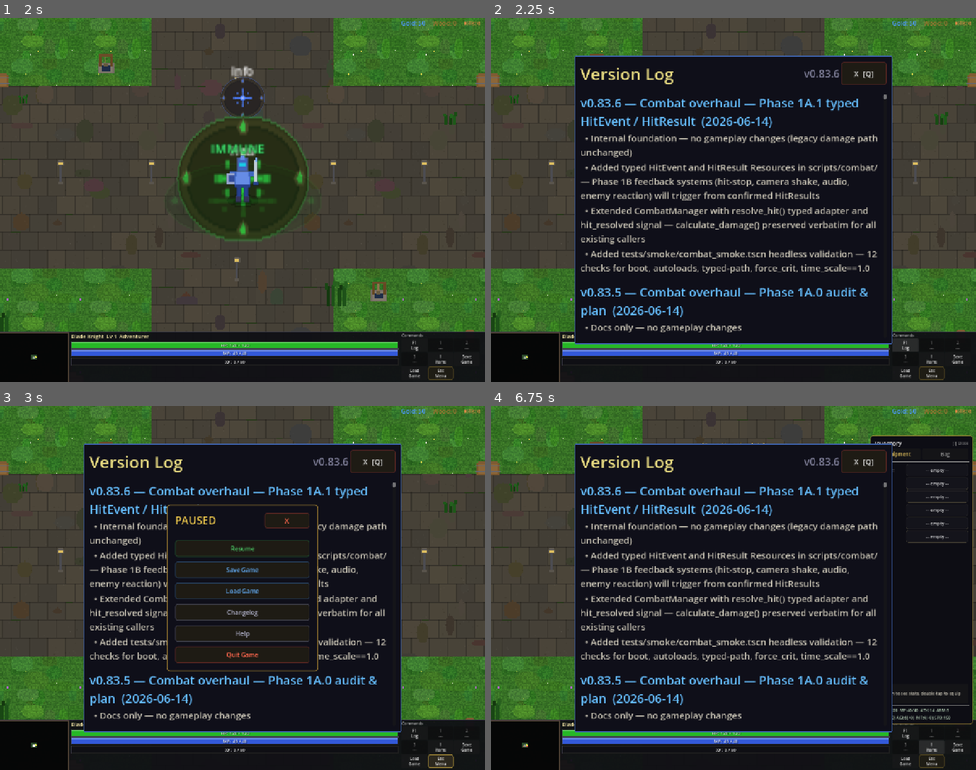
Above: before the commit, frames 1-4 (two rows, left to right).
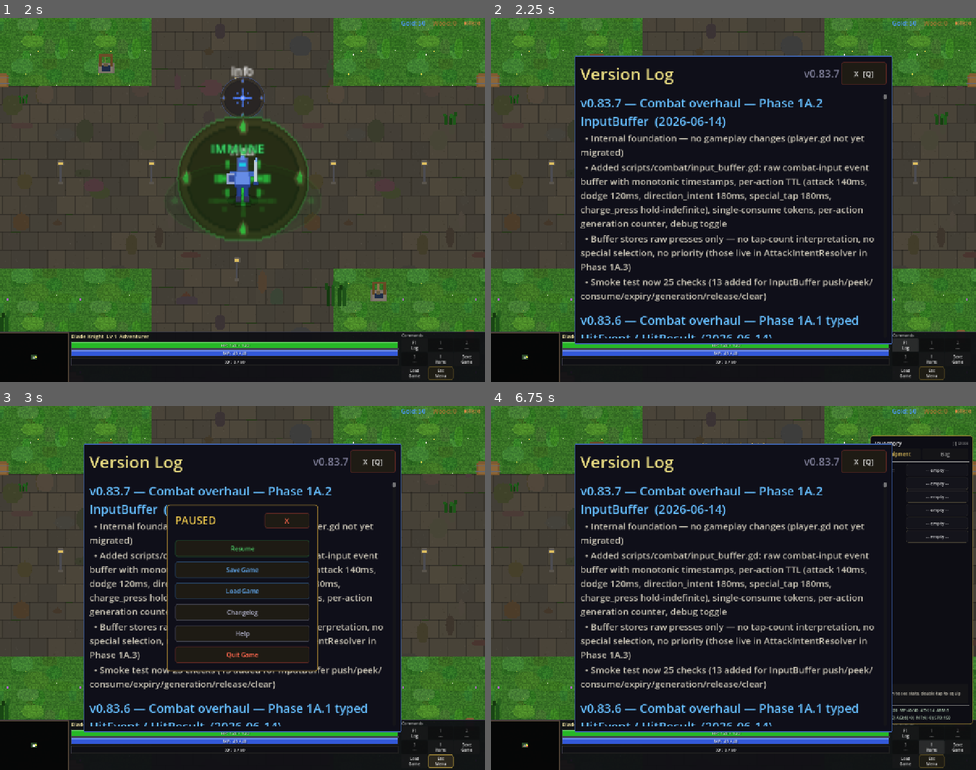
Above: after the commit, the same moments.

Repository: slxny/legends-open-rpg
Game: Godot game, scene res://scenes/main.tscn
Same seed, same stepped clock (60 frames per second), same inputs: the game is played once before the commit and once after it.
Inputs (mouse positions are in pixels of both pictures, inside the frame that each line leads up to):
- Up to frame 1 (2 s): tap Enter at 0.5 s; move the mouse to (349, 181) at 0.52 s; hold D (move_right) 0.53-1.25 s; hold Space (attack) 0.53-1.25 s; click (349, 181) at 0.67 s; drag from (145, 218) to (218, 272) at 1.27 s
- Up to frame 2 (2.25 s): click "F1 Log" at 2 s
- Up to frame 3 (3 s): click "Esc Menu" at 2.75 s
- Up to frame 4 (6.75 s): click "Changelog" at 3.5 s; click "1 ---" at 4.25 s; click "2 ---" at 5 s; click "3 ---" at 5.75 s; click "I Items" at 6.5 s

Frame 1 is identical in both runs. In frame 2, 9.4% of the frame differs, in the area x 18-80%, y 14-88%; in frame 3, 6.0%; in frame 4, 9.4%.

Commit message:
v0.83.7: Combat overhaul — Phase 1A.2 InputBuffer
Phase 1A.2 of the combat improvement plan. Foundation only: no
gameplay changes, player.gd not yet migrated.

- scripts/combat/input_buffer.gd: raw combat-input event buffer.
  Records monotonic press timestamps with per-action TTL (attack
  140 ms, dodge 120 ms, direction_intent 180 ms, special_tap 180 ms,
  charge_press hold-indefinite). Single-consume tokens via consume()
  and atomic take(). Per-action generation counter prevents double-
  firing from a single press. clear() drops everything for state
  changes. Optional debug print.
- Per plan corr. 6: the buffer stores raw events only. Tap-count
  interpretation, special selection, charge resolution, and combat
  input priority belong to AttackIntentResolver (Phase 1A.3) and
  CombatController (Phase 1C).
- tests/smoke/combat_smoke: +13 InputBuffer checks (push, peek,
  consume, take, expiry-by-TTL, generation increment, charge_press
  hold-indefinite + explicit release, action-specific TTL, clear).
  Result on this commit: 25/25 PASS, exit 0.

Engine.time_scale writers: still zero.

Co-Authored-By: Claude Opus 4.7 (1M context) <noreply@anthropic.com>

Diff:
--- a/scenes/ui/changelog_dialog.gd
+++ b/scenes/ui/changelog_dialog.gd
@@ -9,9 +9,20 @@
 var _is_visible: bool = false
 var _is_mobile: bool = false
 
-const GAME_VERSION := "v0.83.6"
+const GAME_VERSION := "v0.83.7"
 
 const CHANGELOG: Array[Dictionary] = [
+	{
+		"version": "v0.83.7",
+		"title": "Combat overhaul — Phase 1A.2 InputBuffer",
+		"date": "2026-06-14",
+		"entries": [
+			"Internal foundation — no gameplay changes (player.gd not yet migrated)",
+			"Added scripts/combat/input_buffer.gd: raw combat-input event buffer with monotonic timestamps, per-action TTL (attack 140ms, dodge 120ms, direction_intent 180ms, special_tap 180ms, charge_press hold-indefinite), single-consume tokens, per-action generation counter, debug toggle",
+			"Buffer stores raw presses only — no tap-count interpretation, no special selection, no priority (those live in AttackIntentResolver in Phase 1A.3)",
+			"Smoke test now 25 checks (13 added for InputBuffer push/peek/consume/expiry/generation/release/clear)",
+		]
+	},
 	{
 		"version": "v0.83.6",
 		"title": "Combat overhaul — Phase 1A.1 typed HitEvent / HitResult",
--- /dev/null
+++ b/scripts/combat/input_buffer.gd
@@ -0,0 +1,138 @@
+extends RefCounted
+class_name InputBuffer
+
+## Phase 1A.2: raw combat-input event buffer.
+##
+## Stores presses with monotonic real-time timestamps and a per-action TTL.
+## Each record is single-consume — peek() returns it; consume() marks it
+## used and prevents re-firing.
+##
+## What this class does NOT do (by design, per plan corr. 6):
+##   - tap-count interpretation
+##   - special-attack selection
+##   - charge resolution
+##   - priority between actions
+## All of the above lives in AttackIntentResolver (Phase 1A.3) and
+## CombatController (Phase 1C). Keeping the buffer scope tight makes it
+## reusable across hero classes (melee + ranged) and trivially testable.
+
+class Record:
+	extends RefCounted
+	var action: StringName
+	var pressed_at_usec: int
+	var ttl_ms: int
+	var consumed: bool = false
+	var generation: int = 0  # 0 = first, increments per re-press of same action
+
+	func is_expired(now_usec: int) -> bool:
+		if ttl_ms <= 0:
+			return false  # 0/negative TTL means hold-indefinite (charge_press)
+		var age_ms := (now_usec - pressed_at_usec) / 1000
+		return age_ms > ttl_ms
+
+	func age_ms(now_usec: int) -> int:
+		return (now_usec - pressed_at_usec) / 1000
+
+
+# Default TTLs in milliseconds. Caller may override per-press via `push()`.
+const DEFAULT_TTL := {
+	&"attack": 140,
+	&"dodge": 120,
+	&"direction_intent": 180,
+	&"special_tap": 180,
+	&"charge_press": 0,  # 0 = hold-indefinite, expires on explicit release
+}
+
+var _records: Array[Record] = []
+var _gen_counter: Dictionary = {}  # StringName -> int
+
+# Debug print toggle. Owner flips this to true to log every push/consume.
+var debug: bool = false
+
+
+func push(action: StringName, now_usec: int, ttl_ms_override: int = -1) -> Record:
+	var ttl: int = ttl_ms_override
+	if ttl < 0:
+		ttl = int(DEFAULT_TTL.get(action, 140))
+	var rec := Record.new()
+	rec.action = action
+	rec.pressed_at_usec = now_usec
+	rec.ttl_ms = ttl
+	rec.generation = int(_gen_counter.get(action, 0))
+	_gen_counter[action] = rec.generation + 1
+	_records.append(rec)
+	if debug:
+		print("[InputBuffer] push action=%s ttl=%dms gen=%d" % [action, ttl, rec.generation])
+	return rec
+
+
+## Returns the most-recent unconsumed, unexpired record for `action`, or null.
+func peek(action: StringName, now_usec: int) -> Record:
+	_prune(now_usec)
+	for i in range(_records.size() - 1, -1, -1):
+		var r := _records[i]
+		if r.action == action and not r.consumed and not r.is_expired(now_usec):
+			return r
+	return null
+
+
+## Marks the record consumed and returns true. False if already consumed
+## or expired. Safe to call with null.
+func consume(rec: Record, now_usec: int) -> bool:
+	if rec == null or rec.consumed:
+		return false
+	if rec.is_expired(now_usec):
+		return false
+	rec.consumed = true
+	if debug:
+		print("[InputBuffer] consume action=%s age=%dms gen=%d" % [rec.action, rec.age_ms(now_usec), rec.generation])
+	return true
+
+
+## Atomic peek+consume helper for the common case.
+func take(action: StringName, now_usec: int) -> Record:
+	var r := peek(action, now_usec)
+	if r != null and consume(r, now_usec):
+		return r
+	return null
+
+
+## Explicit expiry for indefinite-TTL actions (charge_press release).
+func release(action: StringName) -> void:
+	for r in _records:
+		if r.action == action and not r.consumed:
+			r.consumed = true
+			if debug:
+				print("[InputBuffer] release action=%s gen=%d" % [r.action, r.generation])
+
+
+## Drop all records — used on state changes (player death, scene change).
+func clear() -> void:
+	_records.clear()
+	if debug:
+		print("[InputBuffer] cleared")
+
+
+## Diagnostic snapshot.
+func active_actions(now_usec: int) -> Array[StringName]:
+	_prune(now_usec)
+	var seen := {}
+	var out: Array[StringName] = []
+	for r in _records:
+		if not r.consumed and not r.is_expired(now_usec) and not seen.has(r.action):
+			seen[r.action] = true
+			out.append(r.action)
+	return out
+
+
+func size() -> int:
+	return _records.size()
+
+
+func _prune(now_usec: int) -> void:
+	var keep: Array[Record] = []
+	for r in _records:
+		if r.consumed or r.is_expired(now_usec):
+			continue
+		keep.append(r)
+	_records = keep
--- a/tests/smoke/combat_smoke.gd
+++ b/tests/smoke/combat_smoke.gd
@@ -17,6 +17,7 @@
 
 const HitEventCls := preload("res://scripts/combat/hit_event.gd")
 const HitResultCls := preload("res://scripts/combat/hit_result.gd")
+const InputBufferCls := preload("res://scripts/combat/input_buffer.gd")
 
 var _errors: Array[String] = []
 
@@ -61,6 +62,8 @@
 
 	_check("Engine.time_scale still 1.0 after resolves", abs(Engine.time_scale - 1.0) < 0.0001)
 
+	_test_input_buffer()
+
 	if _errors.is_empty():
 		print("[combat_smoke] OK")
 		get_tree().quit(0)
@@ -70,6 +73,48 @@
 		get_tree().quit(1)
 
 
+func _test_input_buffer() -> void:
+	var buf = InputBufferCls.new()
+	var now: int = 1_000_000_000  # arbitrary base in usec
+	var rec_attack = buf.push(&"attack", now)
+	_check("InputBuffer push records exist", buf.size() == 1)
+	_check("InputBuffer peek returns the record", buf.peek(&"attack", now) == rec_attack)
+	_check("InputBuffer take consumes the record", buf.take(&"attack", now) == rec_attack)
+	_check("InputBuffer peek after consume returns null", buf.peek(&"attack", now) == null)
+	_check("InputBuffer second consume returns false", not buf.consume(rec_attack, now))
+
+	# TTL expiry — default attack TTL is 140 ms
+	var rec_expire = buf.push(&"attack", now)
+	var later: int = now + 200_000  # +200 ms in usec
+	_check("InputBuffer record expires past TTL", rec_expire.is_expired(later))
+	_check("InputBuffer peek skips expired record", buf.peek(&"attack", later) == null)
+
+	# Generation increments
+	var g1 = buf.push(&"dodge", now)
+	var g2 = buf.push(&"dodge", now)
+	_check("InputBuffer generation increments on re-press", g2.generation == g1.generation + 1)
+
+	# Hold-indefinite (charge_press) does not expire
+	var hold = buf.push(&"charge_press", now)
+	var much_later: int = now + 10_000_000  # +10s
+	_check("InputBuffer charge_press does not expire", not hold.is_expired(much_later))
+	buf.release(&"charge_press")
+	_check("InputBuffer release marks charge_press consumed", buf.peek(&"charge_press", much_later) == null)
+
+	# Action-specific TTL respected
+	var dir = buf.push(&"direction_intent", now)
+	var dir_age = now + 170_000  # 170 ms < 180 ms default
+	_check("InputBuffer direction_intent alive at 170ms", not dir.is_expired(dir_age))
+	var dir_late = now + 190_000
+	_check("InputBuffer direction_intent expired at 190ms", dir.is_expired(dir_late))
+
+	# Clear drops everything
+	buf.push(&"attack", now)
+	buf.push(&"dodge", now)
+	buf.clear()
+	_check("InputBuffer clear empties records", buf.size() == 0)
+
+
 func _check(label: String, ok: bool) -> void:
 	if ok:
 		print("[combat_smoke] PASS: ", label)
